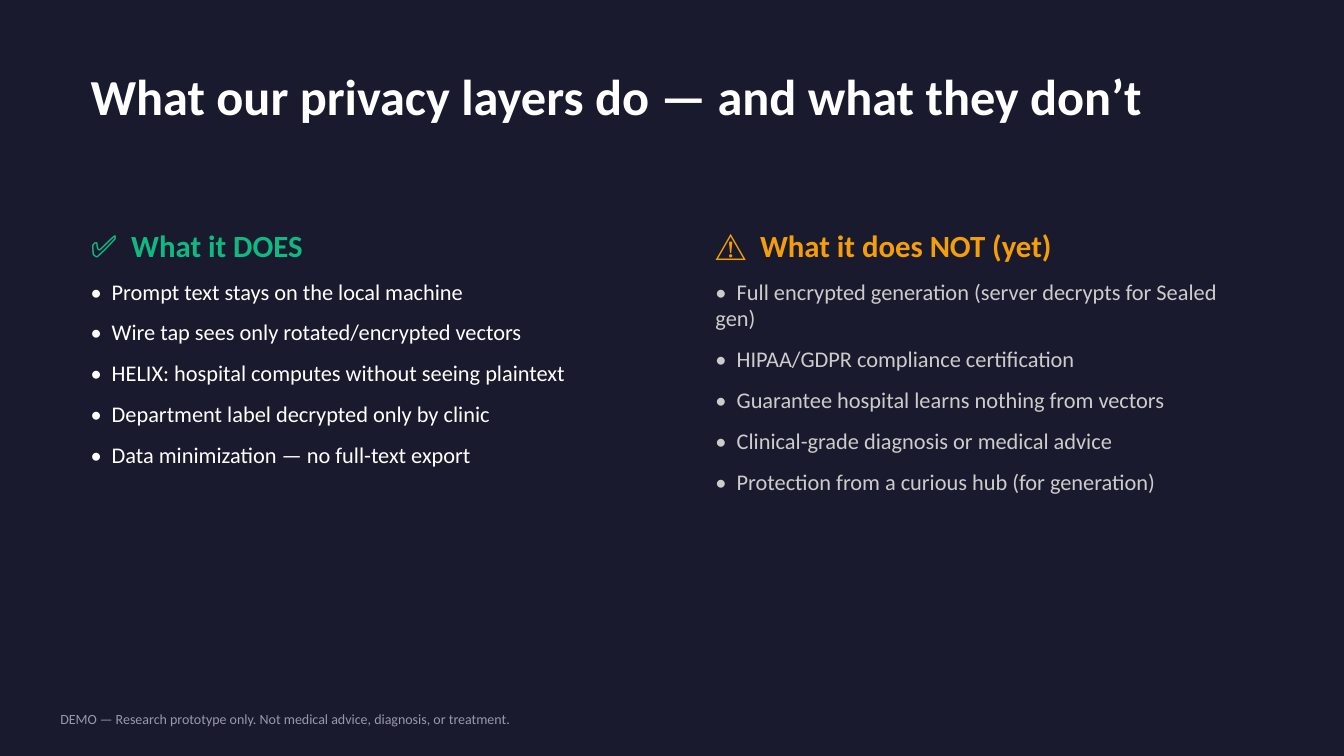
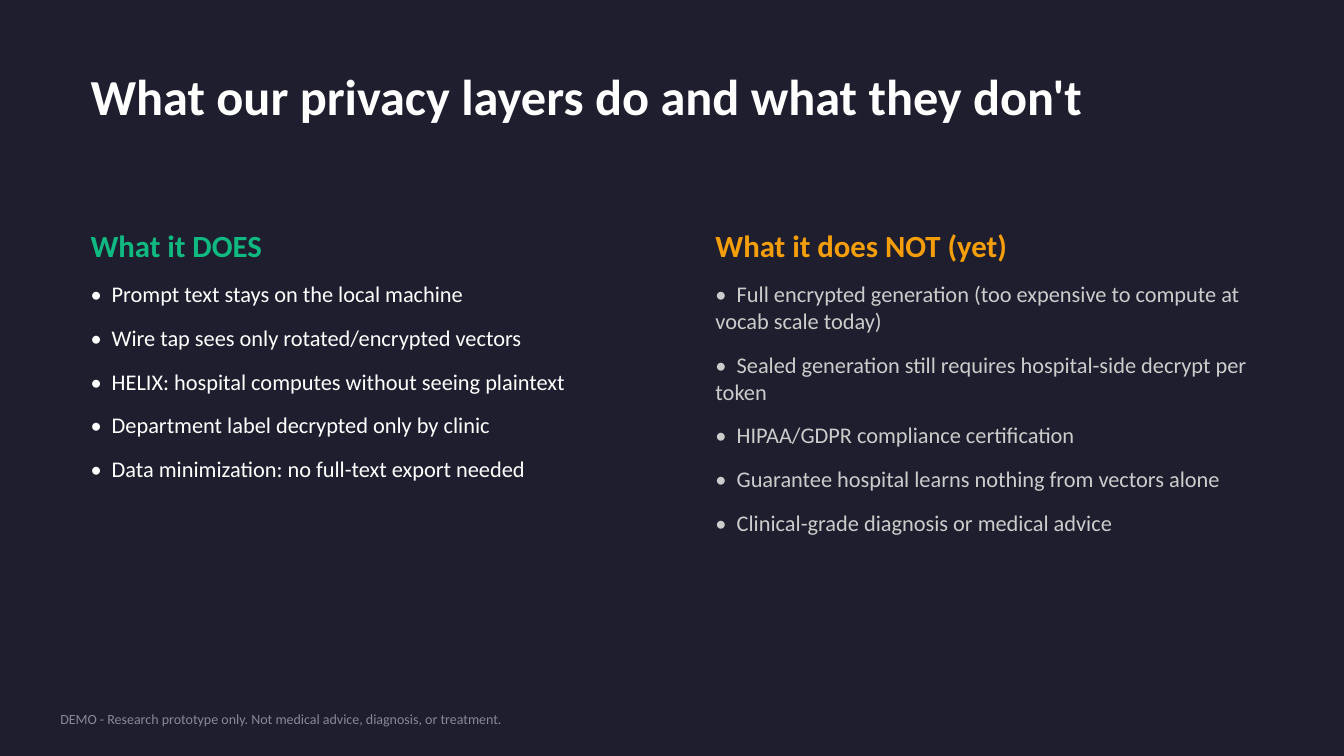
Before and after one commit to janpauldahlke/CrossMind, a slide deck: slide 5 of hackathon_docs/CrossMind_Pitch_Deck.pptx. Drawn at 1344x756 pixels with LibreOffice and Linux fonts; fonts in the diff are those of the drawing. Boxes give left, top, right and bottom in pixels: in the first picture for what was removed or moved away, otherwise in the second. Text is boxed around its words. In the diff, an @@ line names an element or a change of style, - is before the commit and + after.

```diff
--- a/hackathon_docs/CrossMind_Pitch_Deck.pptx
+++ b/hackathon_docs/CrossMind_Pitch_Deck.pptx
@@ background #1A1A2E to #1E1E2E @@
@@ text at [91, 79, 1082, 123]: text changed @@
-What our privacy layers do — and what they don’t
+What our privacy layers do and what they don't
@@ text at [91, 235, 261, 257]: text changed @@
-✅ What it DOES
+What it DOES
@@ text at [715, 234, 1247, 400]: text changed @@
-⚠️ What it does NOT (yet)
-• Full encrypted generation (server decrypts for Sealed gen)
+What it does NOT (yet)
+• Full encrypted generation (too expensive to compute at vocab scale today)
+• Sealed generation still requires hospital-side decrypt per token
@@ text at [112, 286, 564, 437]: more space between paragraphs @@
@@ text at [737, 427, 1112, 535]: more space between paragraphs @@
@@ text at [112, 461, 525, 481]: text changed @@
-• Data minimization — no full-text export
+• Data minimization: no full-text export needed
@@ text at [737, 471, 1219, 491]: text changed @@
-• Guarantee hospital learns nothing from vectors
+• Guarantee hospital learns nothing from vectors alone
@@ text at [737, 474, 1155, 494]: paragraph removed @@
-• Protection from a curious hub (for generation)
@@ text at [60, 714, 502, 726]: text changed; text colour #9999AA to #888899 @@
-DEMO — Research prototype only. Not medical advice, diagnosis, or treatment.
+DEMO - Research prototype only. Not medical advice, diagnosis, or treatment.
```
Also in this commit, not shown: 6 other slides changed, 4 other files.
